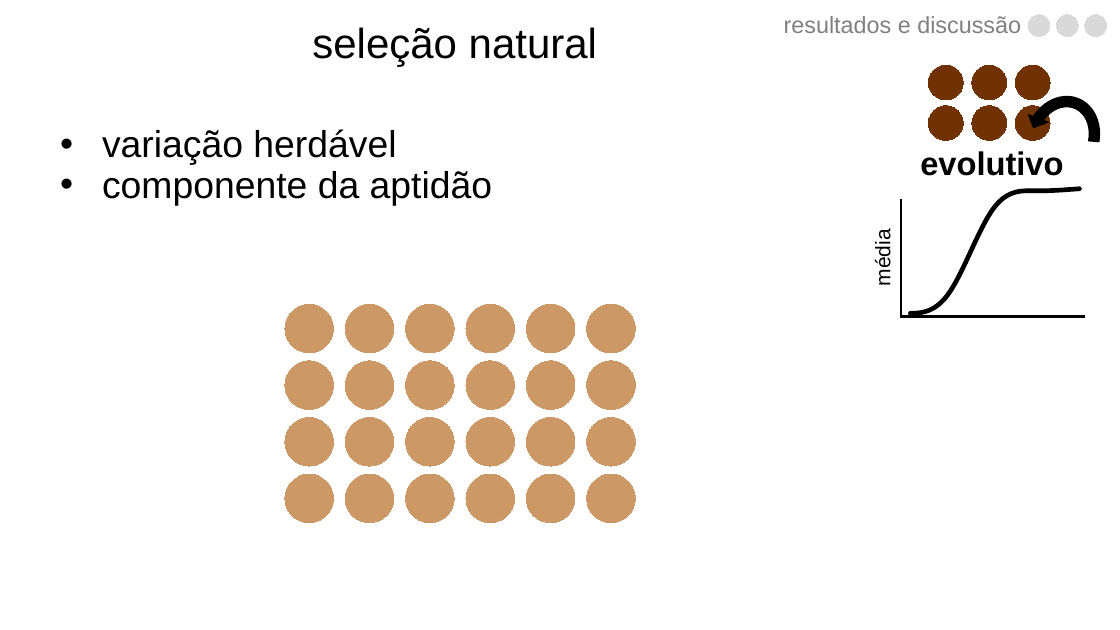
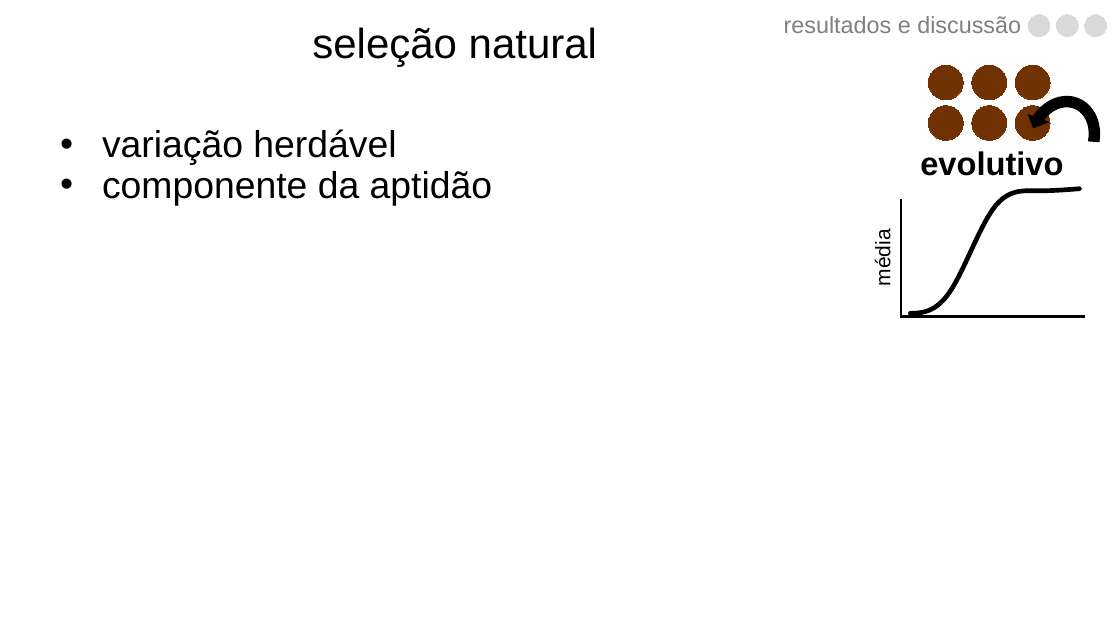
Before and after one commit to luisanovara/dissertacao, a slide deck: slide 174 of DEFESA.pptx. Drawn at 1120x630 pixels with LibreOffice and Linux fonts; fonts in the diff are those of the drawing. Boxes give left, top, right and bottom in pixels: in the first picture for what was removed or moved away, otherwise in the second. Text is boxed around its words. In the diff, an @@ line names an element or a change of style, - is before the commit and + after.

```diff
--- a/DEFESA.pptx
+++ b/DEFESA.pptx
@@ freeform shape removed at (x1=285, y1=304, x2=334, y2=353) @@
@@ freeform shape removed at (x1=345, y1=304, x2=394, y2=353) @@
@@ freeform shape removed at (x1=406, y1=304, x2=455, y2=353) @@
@@ freeform shape removed at (x1=466, y1=304, x2=515, y2=353) @@
@@ freeform shape removed at (x1=527, y1=304, x2=576, y2=353) @@
@@ freeform shape removed at (x1=586, y1=304, x2=635, y2=353) @@
@@ freeform shape removed at (x1=285, y1=361, x2=334, y2=410) @@
@@ freeform shape removed at (x1=345, y1=361, x2=394, y2=410) @@
@@ freeform shape removed at (x1=406, y1=361, x2=455, y2=410) @@
@@ freeform shape removed at (x1=466, y1=361, x2=515, y2=410) @@
@@ freeform shape removed at (x1=527, y1=361, x2=576, y2=410) @@
@@ freeform shape removed at (x1=586, y1=361, x2=635, y2=410) @@
@@ freeform shape removed at (x1=285, y1=418, x2=334, y2=466) @@
@@ freeform shape removed at (x1=345, y1=418, x2=394, y2=466) @@
@@ freeform shape removed at (x1=406, y1=418, x2=455, y2=466) @@
@@ freeform shape removed at (x1=466, y1=418, x2=515, y2=466) @@
@@ freeform shape removed at (x1=527, y1=418, x2=576, y2=466) @@
@@ freeform shape removed at (x1=586, y1=418, x2=635, y2=466) @@
@@ freeform shape removed at (x1=285, y1=474, x2=334, y2=523) @@
@@ freeform shape removed at (x1=345, y1=474, x2=394, y2=523) @@
@@ freeform shape removed at (x1=406, y1=474, x2=455, y2=523) @@
@@ freeform shape removed at (x1=466, y1=474, x2=515, y2=523) @@
@@ freeform shape removed at (x1=527, y1=474, x2=576, y2=523) @@
@@ freeform shape removed at (x1=586, y1=474, x2=635, y2=523) @@
```
Also in this commit, not shown: 2 other slides changed, 7 slides added.
